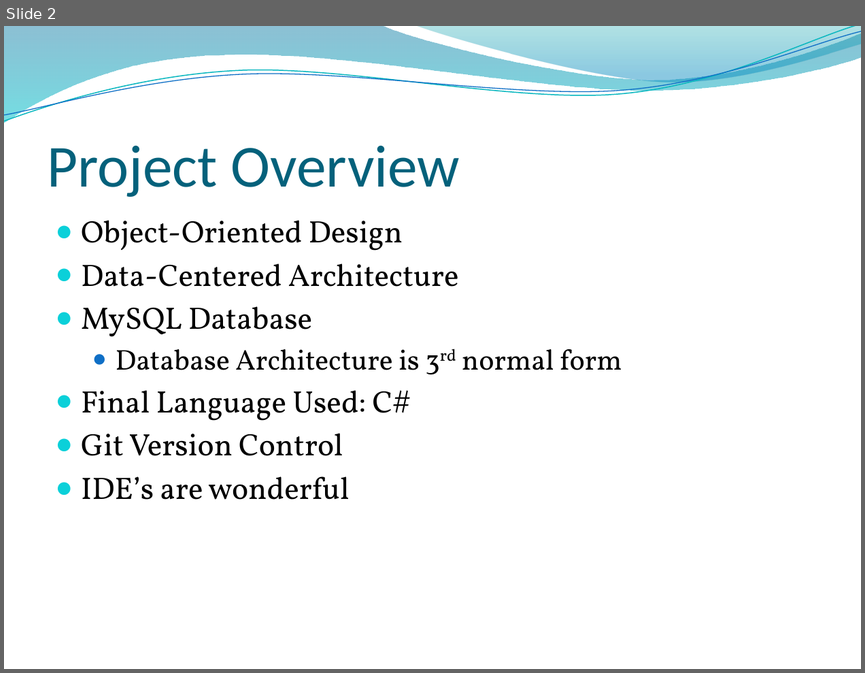
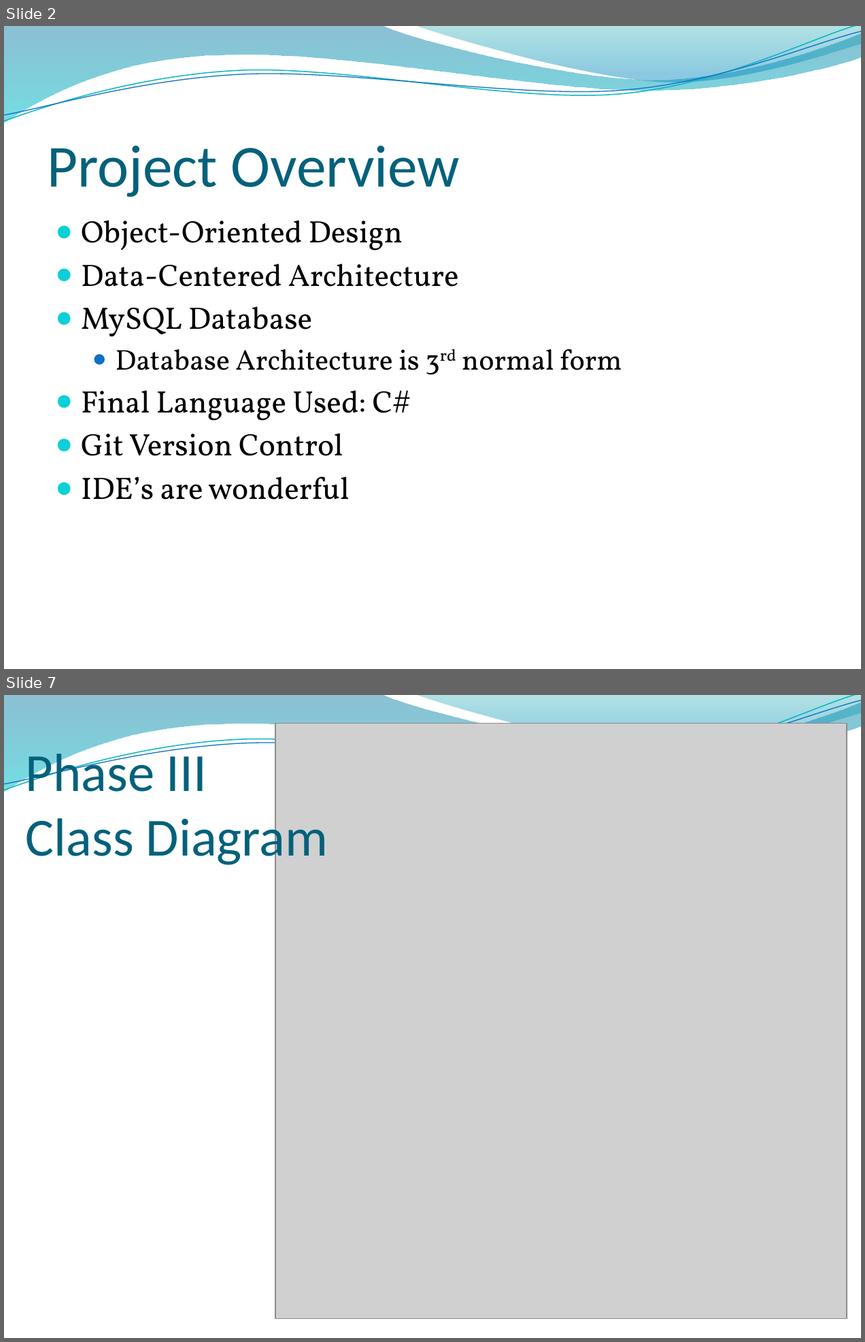
Before and after one commit to bubber11/JiTU-CS, a slide deck: Phase III Presentation.pptx. Shown one above the other, each under a label of ours: slide 2 before the commit, slides 2 and 7 after it; the slides between them are not shown. The pictures are 865x673 and 865x1342 pixels, drawn with LibreOffice and Linux fonts; fonts in the diff are those of the drawing; grey boxes stand for pictures; background and template pictures are left out. Boxes give left, top, right and bottom in pixels: in the first picture for what was removed or moved away, otherwise in the second. Text is boxed around its words. In the diff, an @@ line names an element or a change of style, - is before the commit and + after.

```diff
--- a/Phase III Presentation.pptx
+++ b/Phase III Presentation.pptx
@@ slide 7 added at bbox=[4, 695, 861, 1338], background picture (left out); not listed: 4 template elements that a slide beside it also shows @@
@@ picture added at bbox=[275, 724, 847, 1318] @@
@@ title added at bbox=[26, 747, 328, 868], 45 pt, text #04617B @@
+Phase III
+Class Diagram
```
Also in this commit, not shown: 4 slides changed, 2 other slides added, 1 slide removed.
